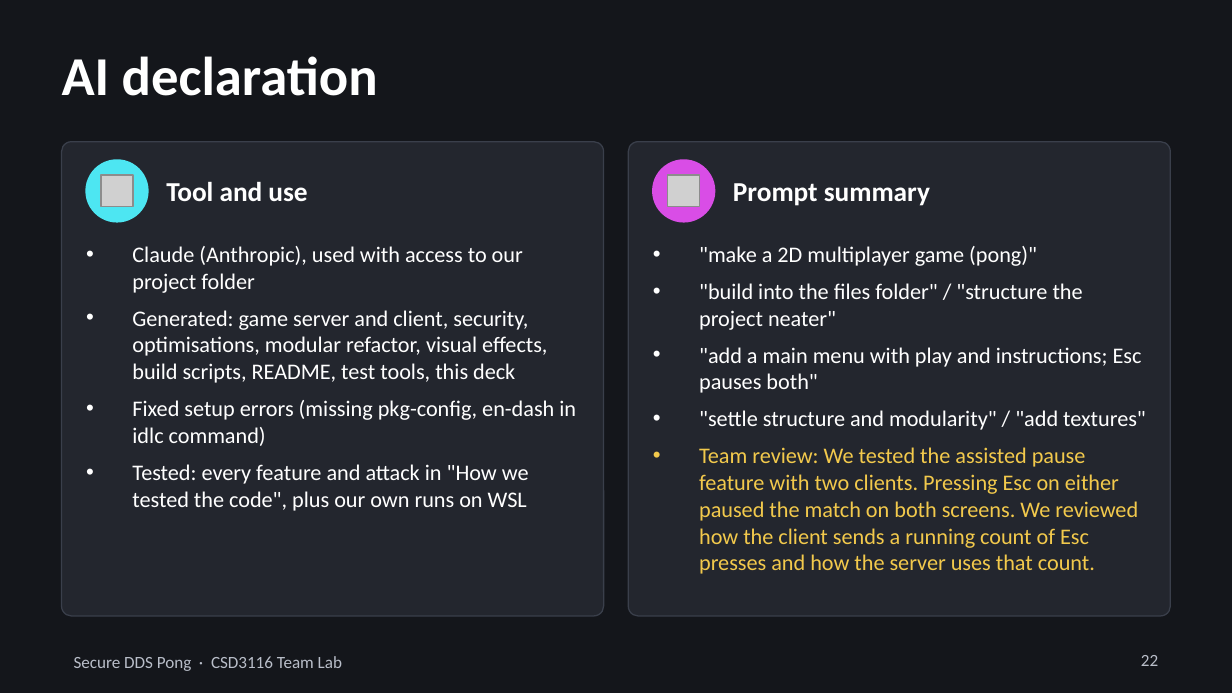
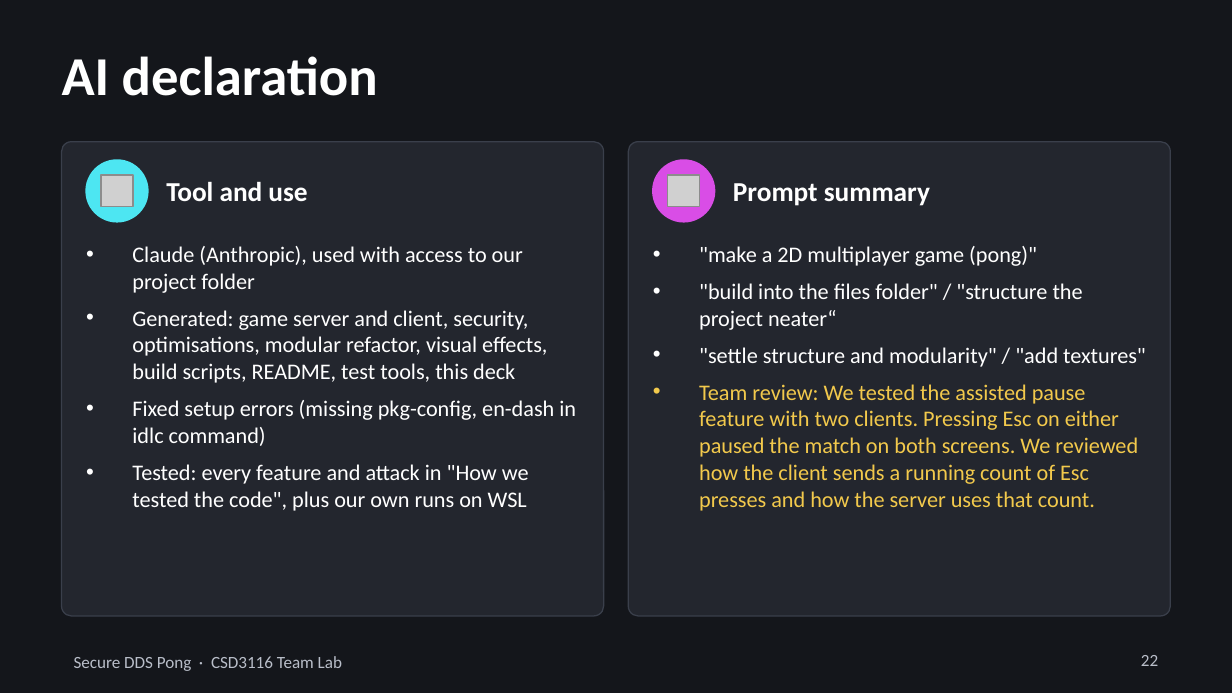
Before and after one commit to Woh-Kye-Le/CSD3116_Team_assignment, a slide deck: slide 22 of Presentation_Slides.pptx. Drawn at 1232x693 pixels with LibreOffice and Linux fonts; fonts in the diff are those of the drawing; grey boxes stand for pictures. Boxes give left, top, right and bottom in pixels: in the first picture for what was removed or moved away, otherwise in the second. Text is boxed around its words. In the diff, an @@ line names an element or a change of style, - is before the commit and + after.

```diff
--- a/Presentation_Slides.pptx
+++ b/Presentation_Slides.pptx
@@ text at <box>699,283,1083,330</box>: text changed @@
-• "build into the files folder" / "structure the project neater"
-• "add a main menu with play and instructions; Esc pauses both"
+• "build into the files folder" / "structure the project neater“
```
